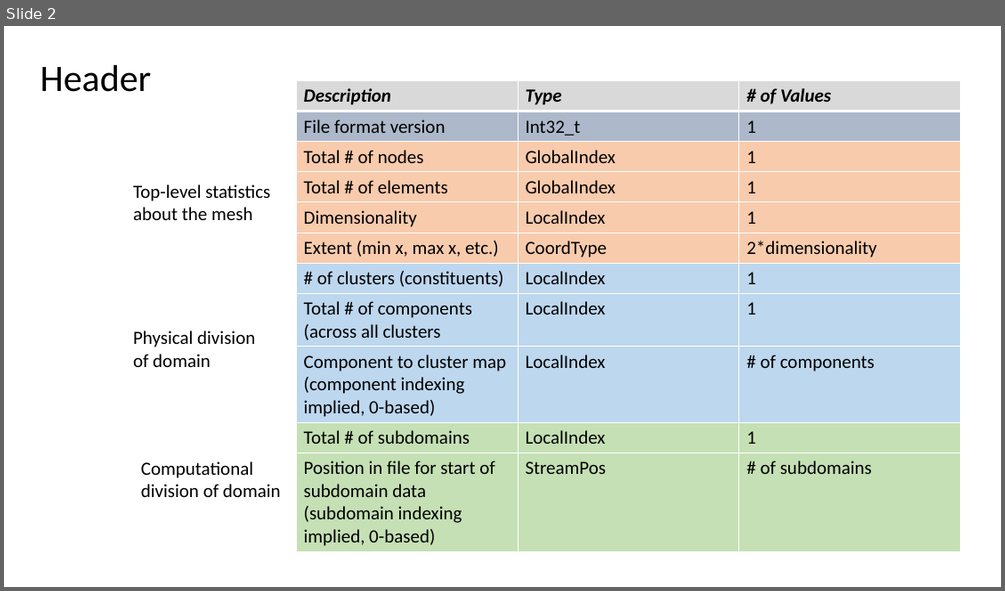
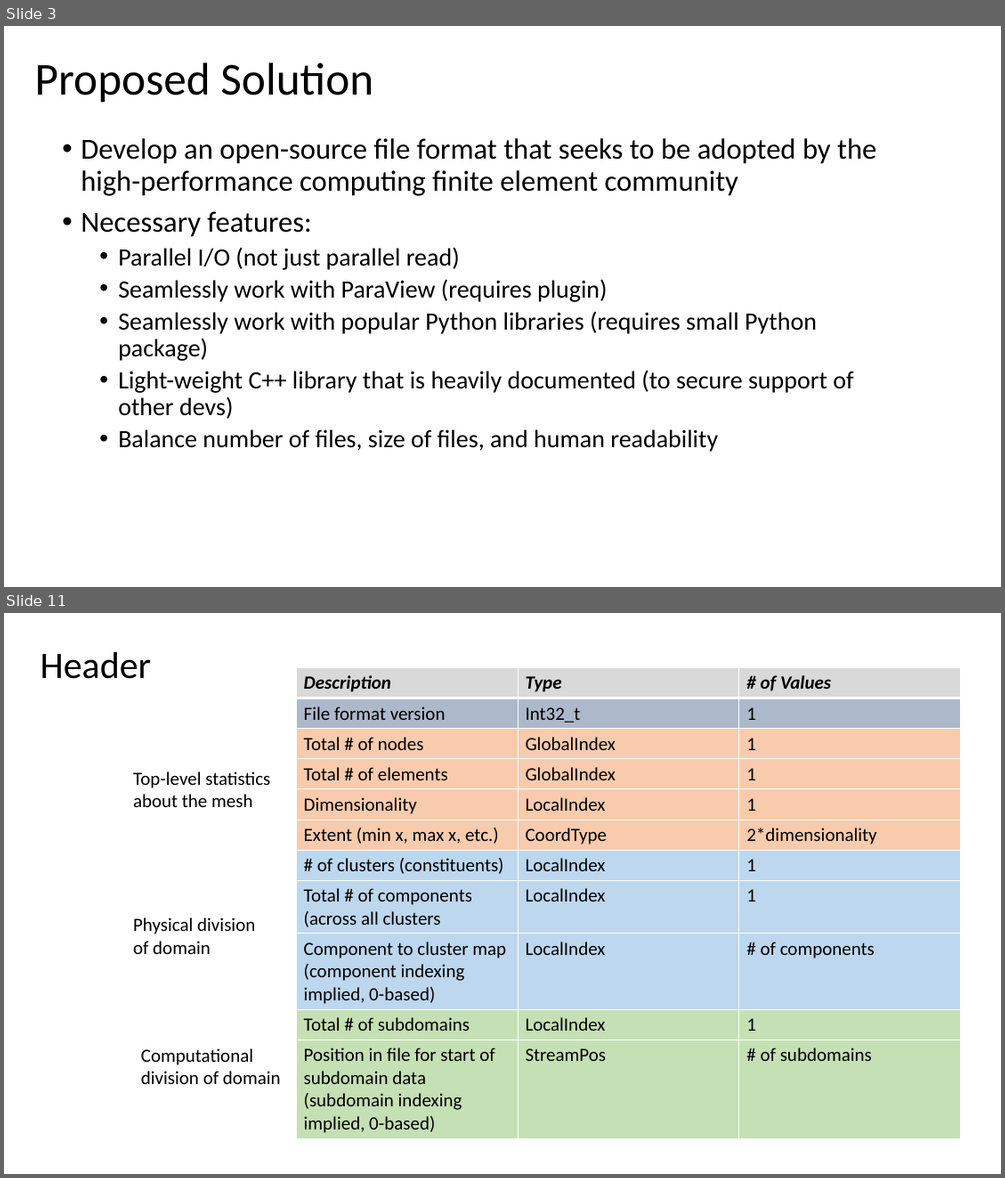
Before and after one commit to afrl/sheff-fea-io, a slide deck: docs/FormatSpecification.pptx. Shown one above the other, each under a label of ours: slide 2 before the commit, slides 3 and 11 after it; the slides between them are not shown. The pictures are 1005x591 and 1005x1178 pixels, drawn with LibreOffice and Linux fonts; fonts in the diff are those of the drawing. Boxes give left, top, right and bottom in pixels: in the first picture for what was removed or moved away, otherwise in the second. Text is boxed around its words. In the diff, an @@ line names an element or a change of style, - is before the commit and + after.

```diff
--- a/docs/FormatSpecification.pptx
+++ b/docs/FormatSpecification.pptx
@@ slide 3 added at bbox=[4, 26, 1001, 587], background #FFFFFF @@
@@ title added at bbox=[35, 62, 373, 103], 44 pt, text #000000 @@
+Proposed Solution
@@ text added at bbox=[81, 138, 876, 451], 24 pt, text #000000 @@
+• Develop an open-source file format that seeks to be adopted by the high-performance computing finite element community
+• Necessary features:
+  • Parallel I/O (not just parallel read)
+  • Seamlessly work with ParaView (requires plugin)
+  • Seamlessly work with popular Python libraries (requires small Python package)
+  • Light-weight C++ library that is heavily documented (to secure support of other devs)
+  • Balance number of files, size of files, and human readability
@@ what was slide 2 is now slide 11 @@
```
Also in this commit, not shown: 8 other slides added, 3 other files.
